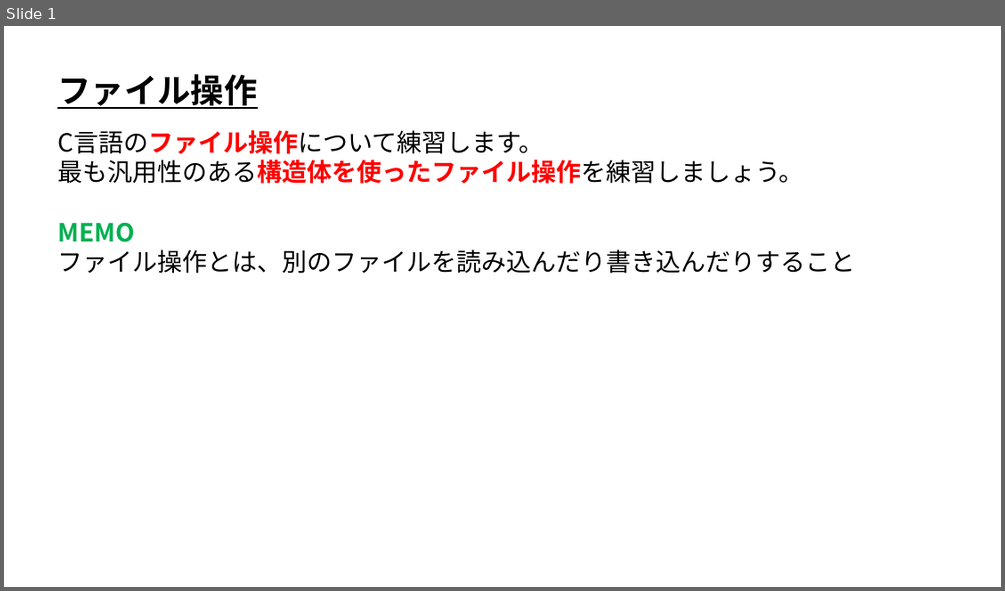
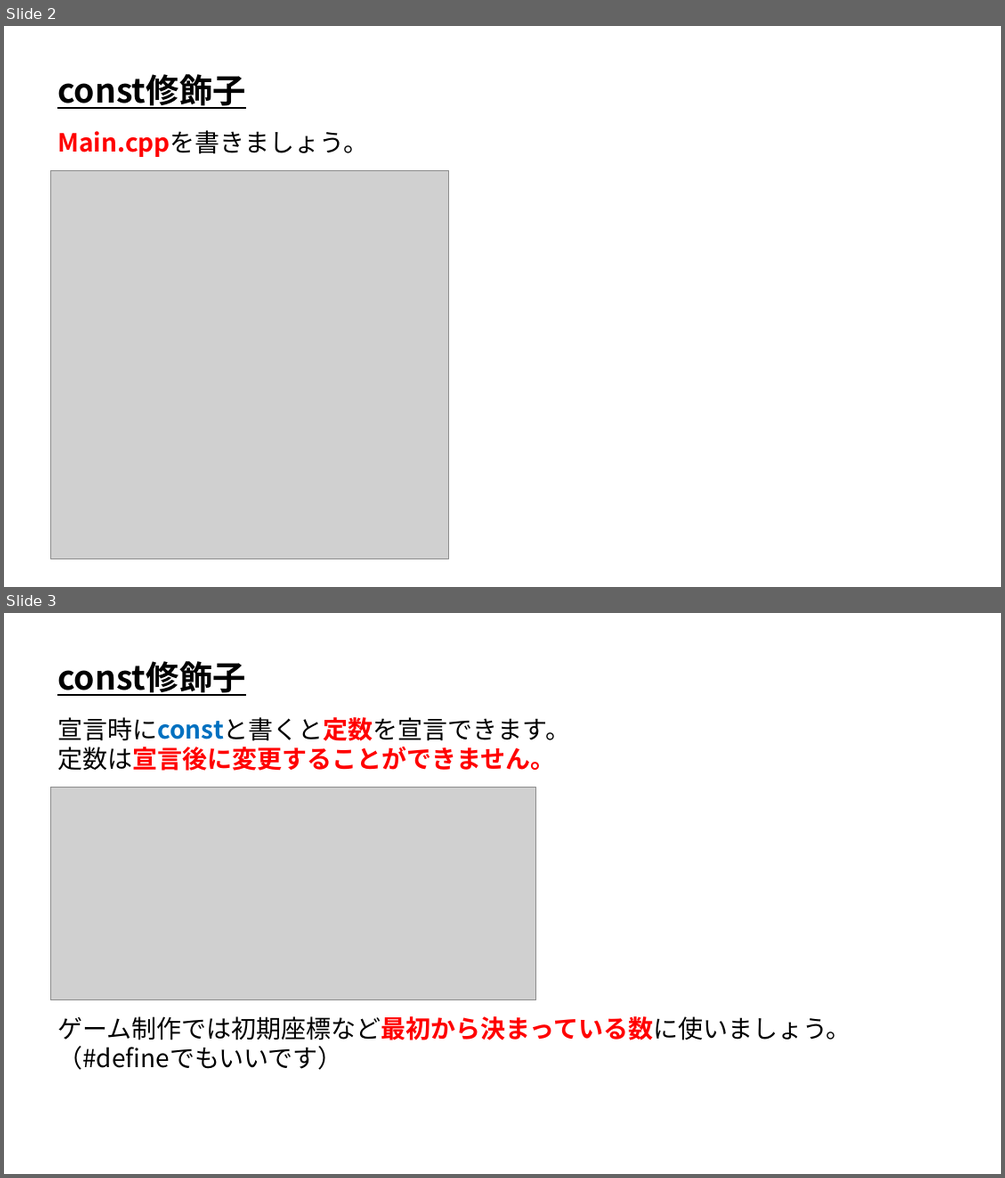
Before and after one commit to ArakiYusuke-Ohara/Textbook, a slide deck: ゲーム科1年/00_前期/プログラミングⅡ/18_const修飾子.pptx. Shown one above the other, each under a label of ours: slide 1 before the commit, slides 2 and 3 after it. The pictures are 1005x591 and 1005x1178 pixels, drawn with LibreOffice and Linux fonts; fonts in the diff are those of the drawing; grey boxes stand for pictures. Boxes give left, top, right and bottom in pixels: in the first picture for what was removed or moved away, otherwise in the second. Text is boxed around its words. In the diff, an @@ line names an element or a change of style, - is before the commit and + after.

Commit message:
const修飾子作業中

```diff
--- a/ゲーム科1年/00_前期/プログラミングⅡ/18_const修飾子.pptx
+++ b/ゲーム科1年/00_前期/プログラミングⅡ/18_const修飾子.pptx
@@ slide 3 added at <box>4,613,1001,1174</box>, background #FFFFFF @@
@@ text added at <box>57,661,245,696</box>, 32 pt, text #000000, bold, underline @@
+const修飾子
@@ text added at <box>57,717,570,771</box>, 24 pt, text #000000, bold @@
+宣言時にconstと書くと定数を宣言できます。
+定数は宣言後に変更することができません。
@@ picture added at <box>50,787,536,999</box> @@
@@ text added at <box>57,1016,850,1070</box>, 24 pt, text #000000 @@
+ゲーム制作では初期座標など最初から決まっている数に使いましょう。
+（#defineでもいいです）
@@ what was slide 1 is now slide 2 @@
@@ slide 2 changed as well @@
@@ text at <box>57,74,245,109</box>: text changed @@
-ファイル操作
+const修飾子
@@ text at <box>57,130,368,157</box>: text changed; text colour #000000 to #FF0000; bold on @@
-C言語のファイル操作について練習します。
-最も汎用性のある構造体を使ったファイル操作を練習しましょう。
-MEMO
-ファイル操作とは、別のファイルを読み込んだり書き込んだりすること
+Main.cppを書きましょう。
@@ picture added at <box>50,170,449,558</box> @@
```
Also in this commit, not shown: 1 other slide changed, 1 other slide added, 8 slides removed, 5 other files.
